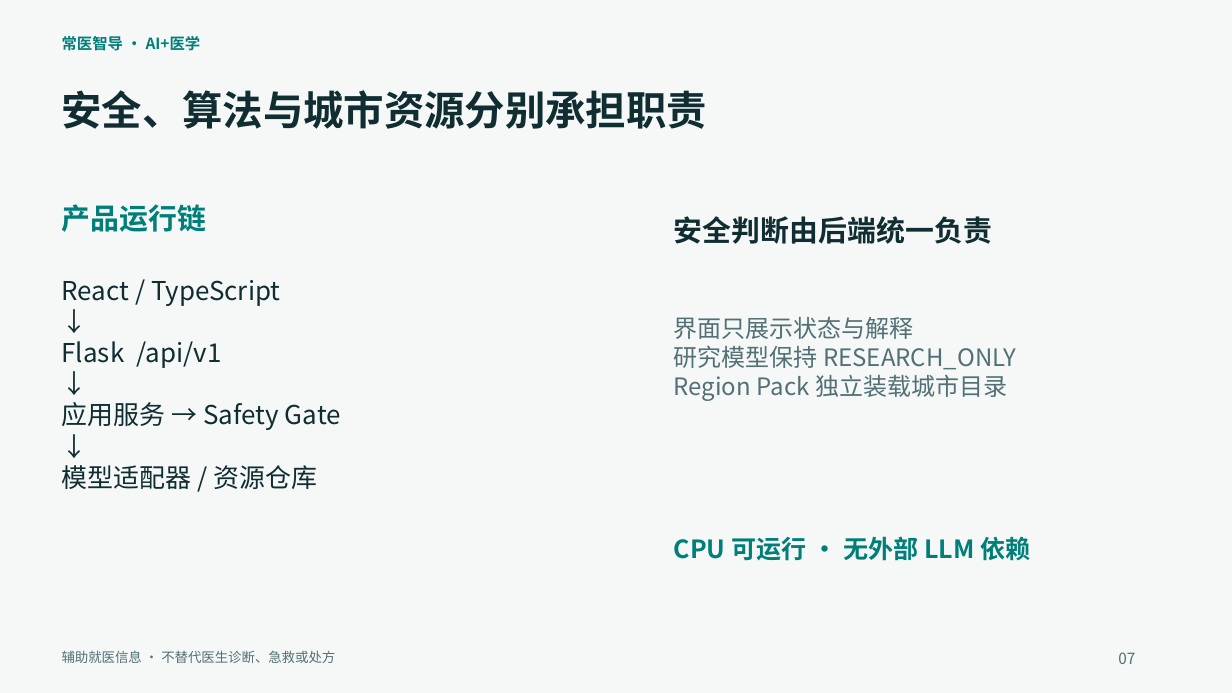
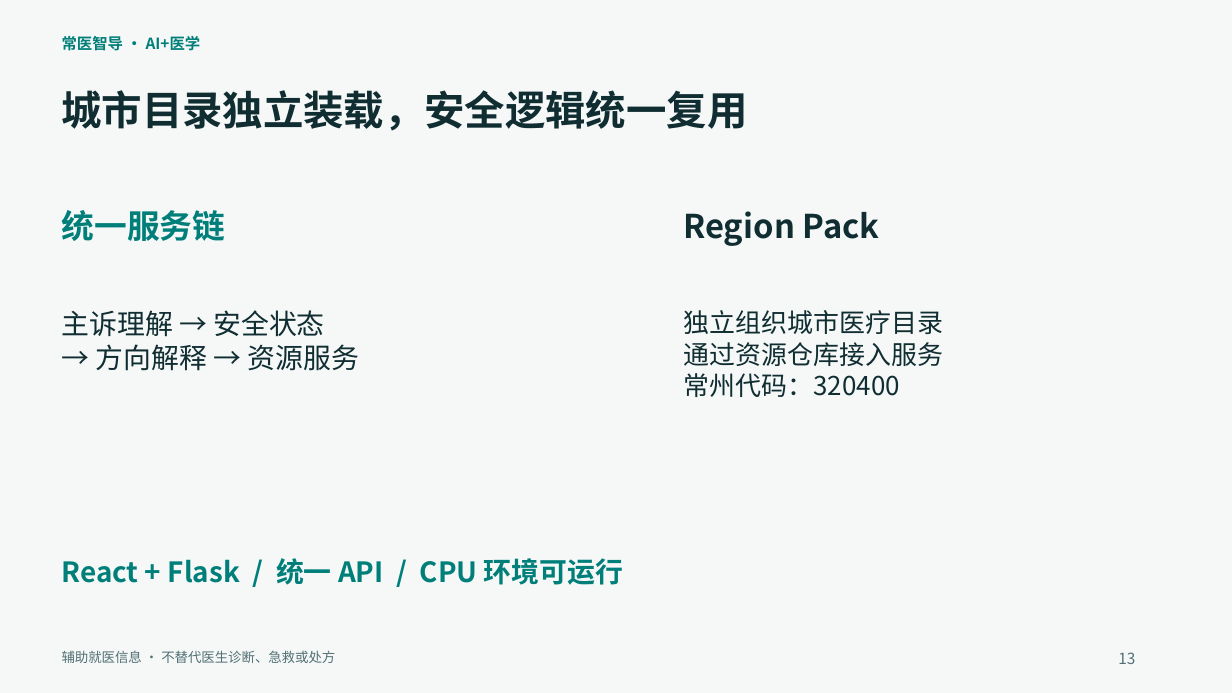
Before and after one commit to wenxvn/changyi, a slide deck: slide 13 of 参赛资料/常医智导_参赛答辩.pptx (slide 7 before the commit). Drawn at 1232x693 pixels with LibreOffice and Linux fonts; fonts in the diff are those of the drawing. Boxes give left, top, right and bottom in pixels: in the first picture for what was removed or moved away, otherwise in the second. Text is boxed around its words. In the diff, an @@ line names an element or a change of style, - is before the commit and + after.

Commit message:
docs: focus competition outline and deck on safety-led care paths

```diff
--- a/参赛资料/常医智导_参赛答辩.pptx
+++ b/参赛资料/常医智导_参赛答辩.pptx
@@ text at (62,90,748,131): text changed @@
-安全、算法与城市资源分别承担职责
+城市目录独立装载，安全逻辑统一复用
@@ text at (62,210,226,241): text changed; size 22.5 to 25.5 pt @@
-产品运行链
+统一服务链
@@ text at (683,211,879,246): text changed; size 22.5 to 25.5 pt @@
-安全判断由后端统一负责
+Region Pack
@@ text at (62,310,358,371): text changed; size 20.2 to 21.8 pt @@
-React / TypeScript
-↓
-Flask /api/v1
-↓
-应用服务 → Safety Gate
-↓
-模型适配器 / 资源仓库
+主诉理解 → 安全状态
+→ 方向解释 → 资源服务
@@ text at (683,310,943,397): text changed; size 18.8 to 20.2 pt; text colour #527075 to #102D32 @@
-界面只展示状态与解释
-研究模型保持 RESEARCH_ONLY
-Region Pack 独立装载城市目录
+独立组织城市医疗目录
+通过资源仓库接入服务
+常州代码：320400
@@ text at (62,558,623,585): text changed; size 19.5 to 21.8 pt @@
-CPU 可运行 · 无外部 LLM 依赖
+React + Flask / 统一 API / CPU 环境可运行
@@ text at (1118,652,1135,664): text changed @@
-07
+13
```
Also in this commit, not shown: 12 other slides changed, 5 slides added, 5 slides removed, 6 other files.
